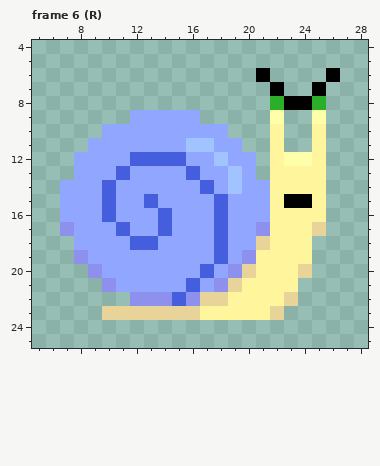
Two states of a pixel-art file, Assets/Art/Enemy/Snail/Special/Snail_Special_Right.aseprite. Above, as it was before the edit.
32x32 pixels, 6 frames. Shown: frame 6 (R): x 5..28, y 4..25. The commit also changed other frames, which this record leaves out.
The same view after the edit:
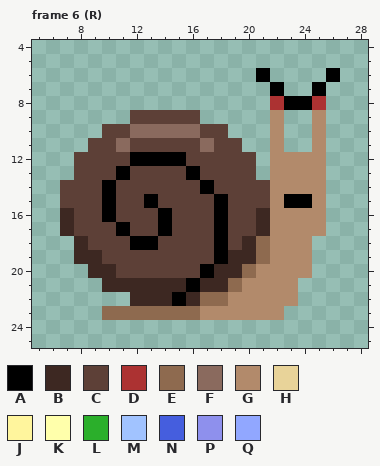
Palette (. is transparent): A #000000  B #3d2822  C #5d4037  D #ac3232  E #8e6a4f  F #8a6a5e  G #b28a6b  H #e8d399  J #fff59d  K #ffffab  L #2baf2b  M #a1c3ff  N #455ede  P #8e90ed  Q #91a7ff
Edits made:
--- frame 6 (R), layers "Face", "Body", "Shell"
@@ x 5..28 @@
  7 .................A..A...
- 8 .................LAAL...
- 9 .......QQQQQ.....K..K...
-10 .....QQQQQQQQQ...J..J...
-11 ....QQQQQQQMMQQ..J..J...
-12 ...QQQQNNNNQQMQQ.JKKJ...
-13 ...QQQNQQQQNQQMQ.JJJJ...
-14 ..QQQNQQQQQQNQMQQJJJJ...
-15 ..QQQNQQNQQQQNQQQJAAJ...
-16 ..QQQNQQQNQQQNQQQJJJJ...
-17 ..PQQQNQQNQQQNQQPJJJH...
-18 ...QQQQNNQQQQNQQHJJJ....
-19 ...PQQQQQQQQQNQPJJJJ....
-20 ....PQQQQQQQNQPHJJJH....
-21 .....PQQQQQNQPHJJJJ.....
-22 .......PPPNPHHJJJJH.....
-23 .....HHHHHHHJJJJJH......
+ 8 .................DAAD...
+ 9 .......CCCCC.....G..G...
+10 .....CCFFFFFCC...G..G...
+11 ....CCFCCCCCFCC..G..G...
+12 ...CCCCAAAACCCCC.GGGG...
+13 ...CCCACCCCACCCC.GGGG...
+14 ..CCCACCCCCCACCCCGGGG...
+15 ..CCCACCACCCCACCCGAAG...
+16 ..BCCACCCACCCACCBGGGG...
+17 ..BCCCACCACCCACCBGGGG...
+18 ...BCCCAACCCCACBEGGG....
+19 ...BBCCCCCCCCABBEGGG....
+20 ....BBCCCCCCABBEGGGG....
+21 .....BBBBBBABBEGGGG.....
+22 .......BBBABEEGGGGG.....
+23 .....EEEEEEEGGGGGG......
 24 ........................
Changed places in both pictures, as pixel boxes (x1, y1, x2, y2):
changed: (60, 96, 326, 320)
